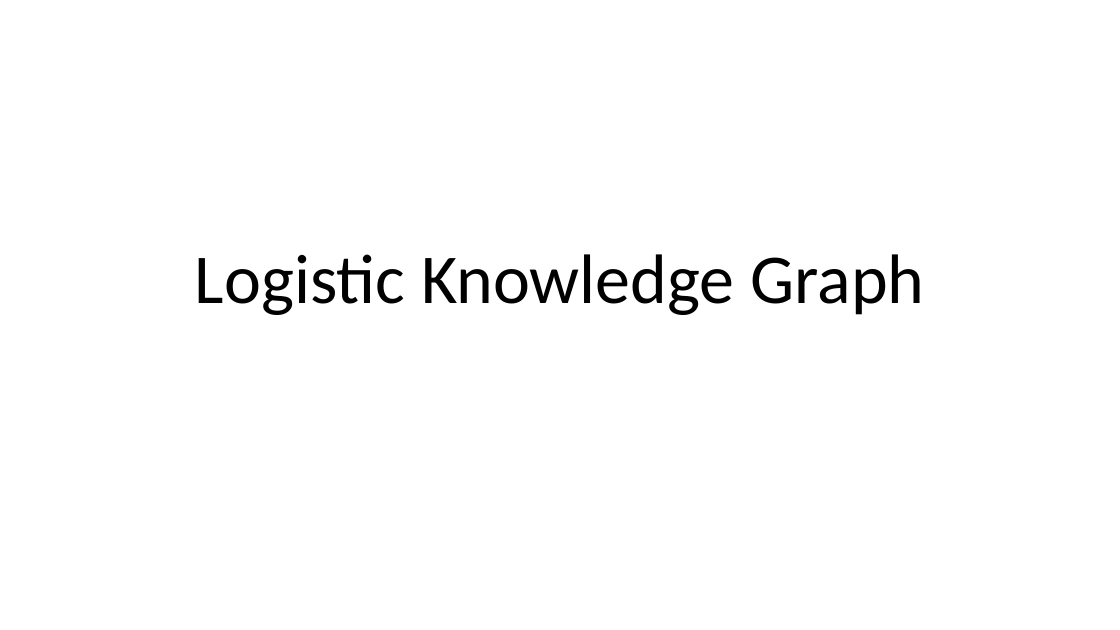
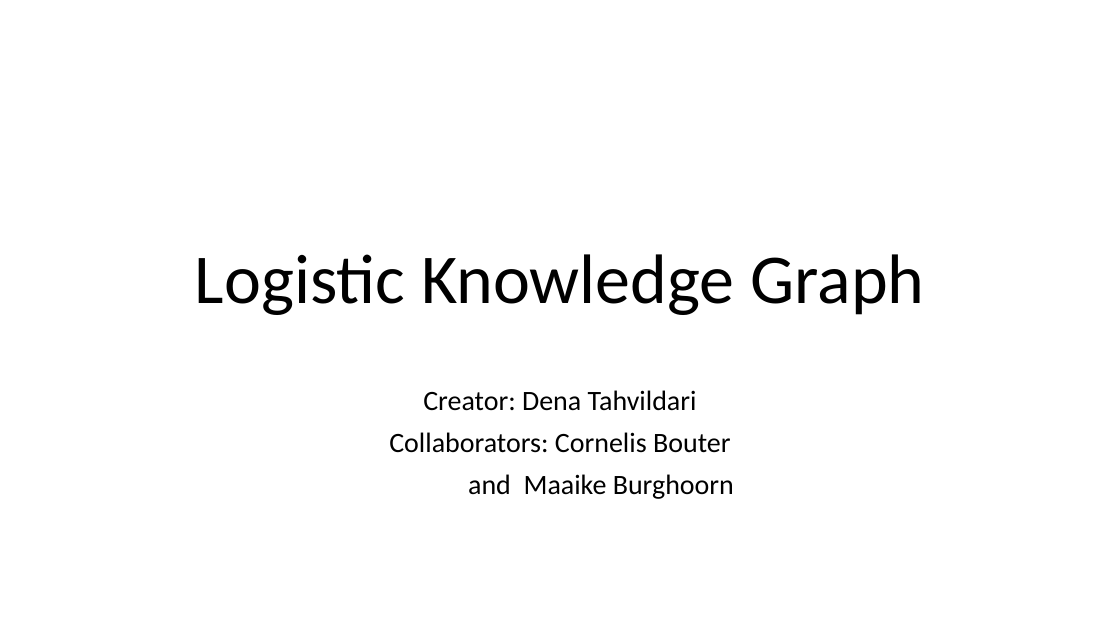
Before and after one commit to federatedplatforms/FEDeRATED-Semantic-Model, a slide deck: slide 1 of Presentation/Logistic_KnowledgeGraph.pptx. Drawn at 1120x630 pixels with LibreOffice and Linux fonts; fonts in the diff are those of the drawing. Boxes give left, top, right and bottom in pixels: in the first picture for what was removed or moved away, otherwise in the second. Text is boxed around its words. In the diff, an @@ line names an element or a change of style, - is before the commit and + after.

```diff
--- a/Presentation/Logistic_KnowledgeGraph.pptx
+++ b/Presentation/Logistic_KnowledgeGraph.pptx
@@ subtitle added at <box>389,390,734,499</box>, 24 pt, text #000000 @@
+Creator: Dena Tahvildari
+Collaborators: Cornelis Bouter
+and Maaike Burghoorn
```
Also in this commit, not shown: 9 other slides changed, 9 slides added, 4 slides removed.
